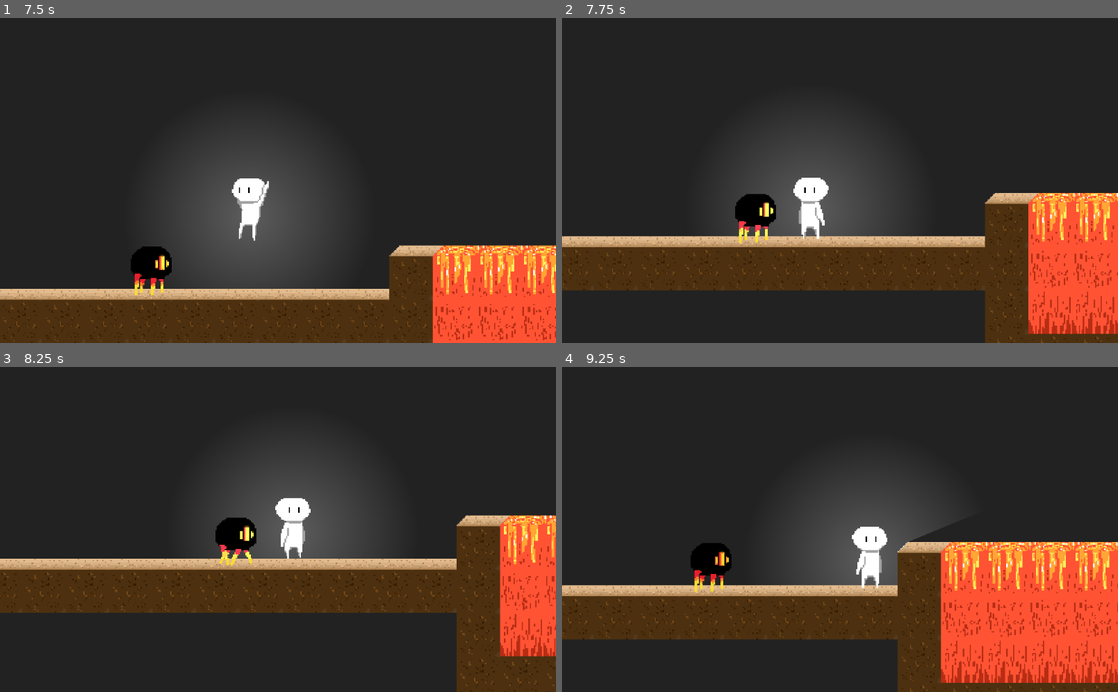
Above: before the commit, frames 1-4 (two rows, left to right).
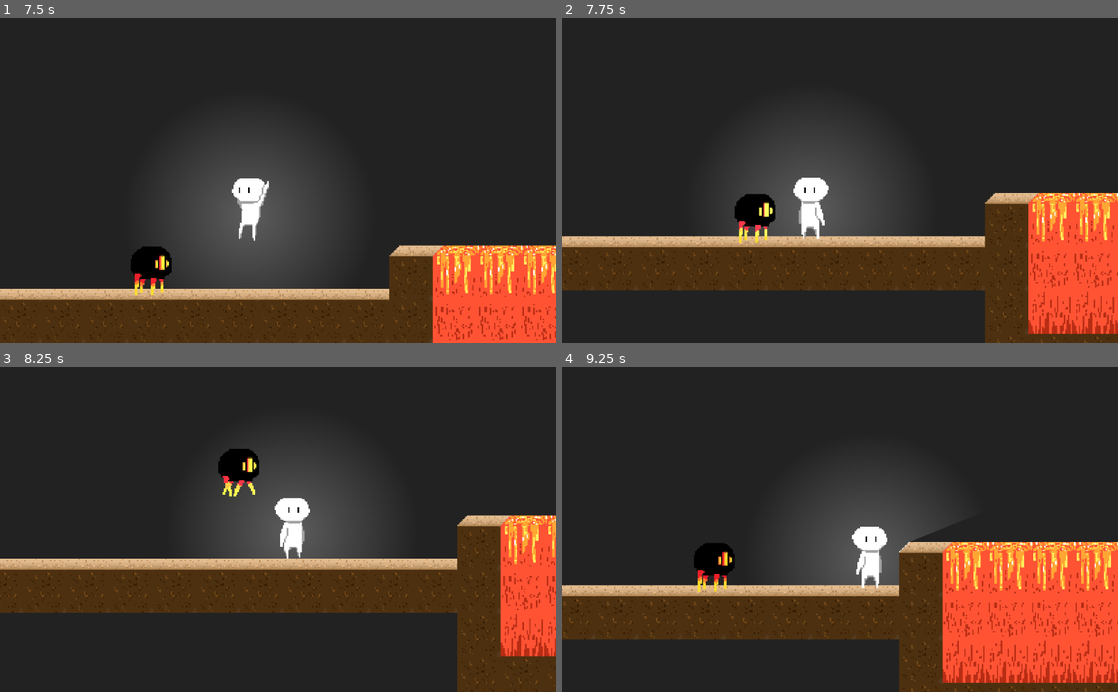
Above: after the commit, the same moments.

Repository: sSolal/GameJam
Game: Godot game, scene res://Scenes/Menu.tscn
The game is run twice, just before and just after one commit, with the same random seed, the same clock (stepped at 60 frames per second) and the same inputs.
Inputs (mouse positions are in pixels of both pictures, inside the frame that each line leads up to):
- Up to frame 1 (7.5 s): click (433, 174) at 0.5 s; hold Right (ui_right) 1.28-2.78 s; tap Up (ui_up) at 1.52, 2.27, 3.77, 4.52, 5.27, 6.77 s; hold Left (ui_left) 2.78-3.53 s; hold Right (ui_right) 3.53-5.03 s; hold Left (ui_left) 5.03-5.78 s; hold Right (ui_right) 5.78-6.53 s; hold Left (ui_left) from 6.53 s (still down)
- Up to frame 2 (7.75 s): keep holding Left (ui_left); tap Up (ui_up) at 7.52 s
- Up to frame 3 (8.25 s): release Left (ui_left) at 8.03 s; hold Right (ui_right) from 8.03 s (still down)
- Up to frame 4 (9.25 s): keep holding Right (ui_right); tap Up (ui_up) at 8.27 s

Frame 1 is identical in both runs. In frame 2, less than 0.1% of the frame differs, in the area x 31-39%, y 54-69%; in frame 3, 3.3%; in frame 4, 5.8%, in the area x 0-100%, y 50-100%.

Commit message:
Added spider

Diff:
--- a/Scenes/Menu.tscn
+++ b/Scenes/Menu.tscn
@@ -6,6 +6,7 @@
 [ext_resource path="res://Ressources/UI/buttonSt.png" type="Texture" id=4]
 
 [node name="Node2D" type="Node2D"]
+editor/display_folded = true
 script = ExtResource( 1 )
 
 [node name="ColorRect" type="ColorRect" parent="."]
--- a/Scenes/Spider.gd
+++ b/Scenes/Spider.gd
@@ -6,7 +6,9 @@
 var velocity = Vector2(0,0)
 export (NodePath) var PlayerPath
 var speed = 25
+var jumpForce = 200
 var player
+var jump = false
 # Called when the node enters the scene tree for the first time.
 func _ready():
 	player = get_node(PlayerPath)
@@ -16,5 +18,9 @@
 	velocity.y+=981*delta
 	$AnimatedSprite.flip_h = position.x-player.position.x<0
 	velocity.x = speed*(int($AnimatedSprite.flip_h)-0.5)*2
-
-	move_and_slide(velocity, Vector2(0,-1))
+	if jump :
+		velocity.y = -jumpForce
+		jump = false
+	velocity = move_and_slide(velocity, Vector2(0,-1))
+	if abs(velocity.x)<10:
+		jump = true
--- a/Scripts/World.gd
+++ b/Scripts/World.gd
@@ -91,7 +91,8 @@
 		get_child(currentMeta).set_cell(x,y,-1)
 		get_child(aim).set_cell(x,y,tile)"""
 func switch(aim):
-	emit_signal("metamorphose")
+	if not player.diving:
+		emit_signal("metamorphose")
 	for r in range(0,r_max):
 		chunk(r)
 		yield(get_tree().create_timer(0.2), "timeout")
Not shown, added: Tileset WATER.png.import
